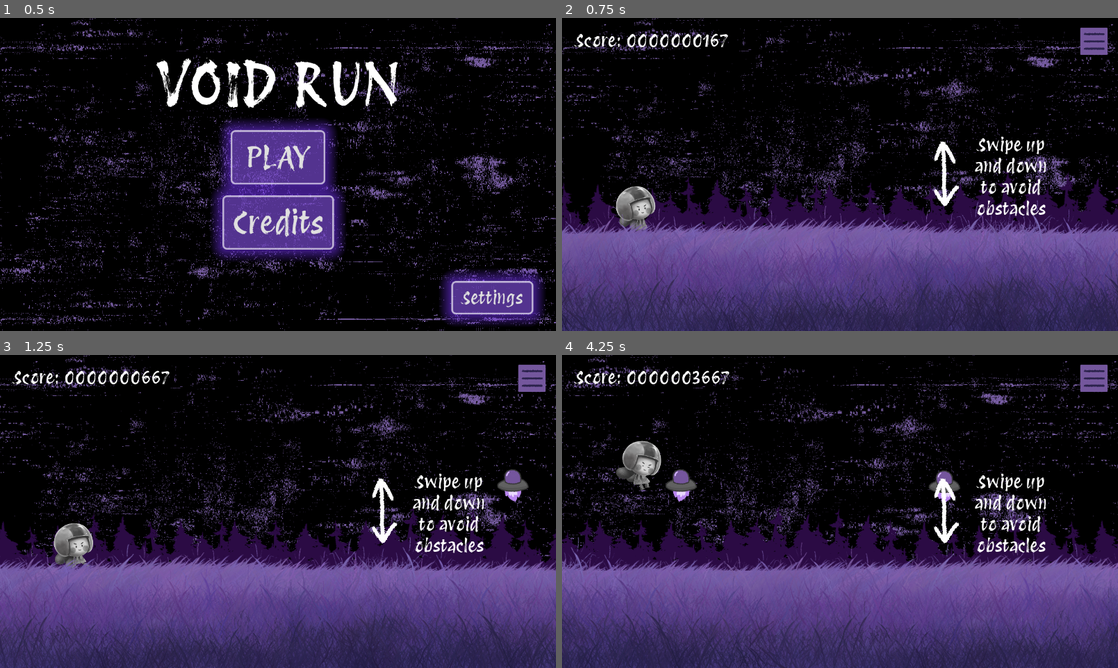
Above: before the commit, frames 1-4 (two rows, left to right).
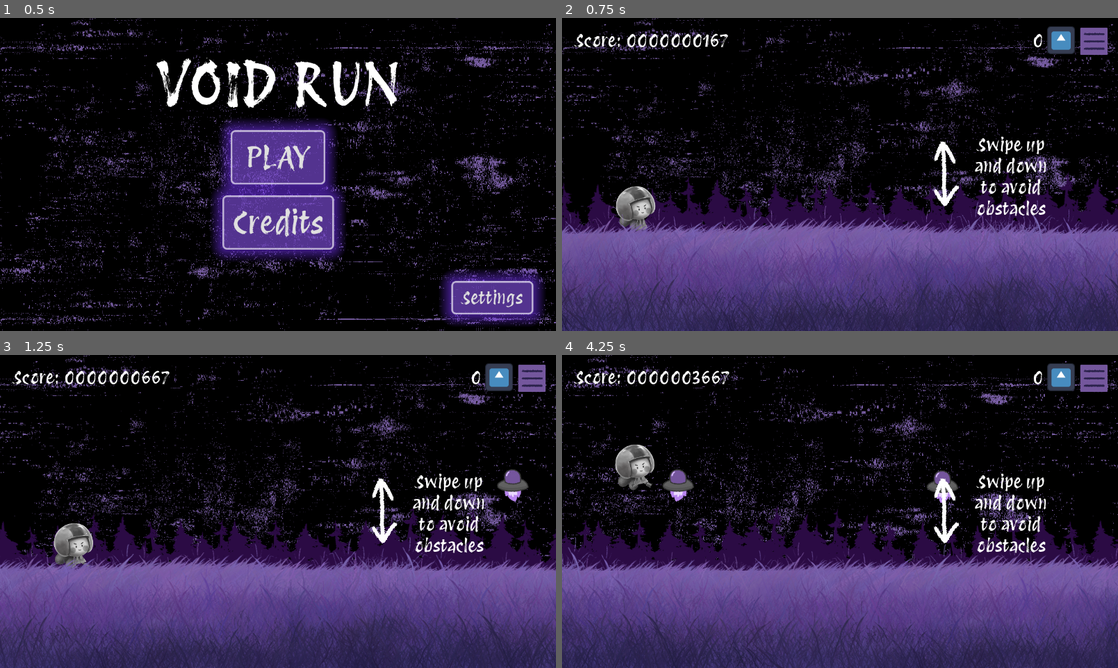
Above: after the commit, the same moments.

Repository: KeyraWebb/mobile-game-small-2025
Game: Godot game, scene res://Scenes/main_menu.tscn
The game is run twice, just before and just after one commit, with the same random seed, the same clock (stepped at 60 frames per second) and the same inputs. The engine's default icon, where the game draws it, is replaced by a stand-in: a white triangle on a blue panel in a dark square.
Inputs (mouse positions are in pixels of both pictures, inside the frame that each line leads up to):
- Up to frame 1 (0.5 s): no input
- Up to frame 2 (0.75 s): click "PLAY" at 0.5 s
- Up to frame 3 (1.25 s): no input
- Up to frame 4 (4.25 s): move the mouse to (962, 495) at 1.27 s; press the mouse at (962, 495) at 1.28 s; hold W (Up) 1.28-2.78 s; move the mouse to (728, 527) at 2.02 s; release the mouse at (728, 527) at 2.03 s; click (728, 527) at 2.1 s; move the mouse to (895, 442) at 2.77 s; press the mouse at (895, 442) at 2.78 s; hold S (Down) 2.78-3.53 s; move the mouse to (812, 574) at 3.52 s; release the mouse at (812, 574) at 3.53 s; hold W (Up) from 3.53 s (still down); click (812, 574) at 3.6 s

Frame 1 is identical in both runs. In frame 2, 0.5% of the frame differs, in the area x 84-93%, y 2-12%; in frame 3, 0.5%; in frame 4, 11%, in the area x 0-100%, y 0-100%.

Commit message:
refactor(player): improvements to slide handling

Diff:
--- a/infinite-runner/Scenes/Objects/player.tscn
+++ b/infinite-runner/Scenes/Objects/player.tscn
@@ -458,14 +458,16 @@
 [node name="Player" type="CharacterBody2D"]
 position = Vector2(112, 328)
 script = ExtResource("1_d51wf")
+slideLength = 250.0
+speedModifier = 2
 
 [node name="Camera2D" type="Camera2D" parent="."]
 position = Vector2(465, -4)
 limit_top = 0
 limit_bottom = 0
 script = ExtResource("2_p8o7k")
-minLength = 100
-allowance = 50
+minLength = 80
+allowance = 60
 
 [node name="Upright Sprite" type="AnimatedSprite2D" parent="."]
 scale = Vector2(0.25, 0.25)
--- a/infinite-runner/Scenes/game.tscn
+++ b/infinite-runner/Scenes/game.tscn
@@ -16,6 +16,7 @@
 [ext_resource type="Texture2D" uid="uid://bp5f5g4p0u5rs" path="res://Assets/Images/up arrow.png" id="11_nb51f"]
 [ext_resource type="Texture2D" uid="uid://usdh44innev2" path="res://Assets/Images/down arrow.png" id="12_nnt18"]
 [ext_resource type="PackedScene" uid="uid://hsbhl5e2exx1" path="res://Scenes/tutorial.tscn" id="13_iivbl"]
+[ext_resource type="Texture2D" uid="uid://di76lu3eh2sl1" path="res://icon.svg" id="14_7nbq1"]
 [ext_resource type="PackedScene" uid="uid://pmnka8v6am3n" path="res://Scenes/Objects/Obstacles/rock_01.tscn" id="16_85qyi"]
 [ext_resource type="PackedScene" uid="uid://08wsn5clwryt" path="res://Scenes/Objects/Obstacles/rock_02.tscn" id="17_iivbl"]
 [ext_resource type="PackedScene" uid="uid://svo1l36gi8s3" path="res://Scenes/Objects/Obstacles/Bot.tscn" id="18_85qyi"]
@@ -111,6 +112,35 @@
 texture_normal = ExtResource("12_nnt18")
 action = "Down"
 
+[node name="Label" type="Label" parent="CanvasLayer"]
+anchors_preset = 1
+anchor_left = 1.0
+anchor_right = 1.0
+offset_left = -324.0
+offset_top = 27.0
+offset_right = -172.0
+offset_bottom = 76.0
+grow_horizontal = 0
+size_flags_horizontal = 8
+size_flags_vertical = 0
+theme = ExtResource("8_aylbi")
+theme_override_font_sizes/font_size = 40
+text = "0"
+horizontal_alignment = 2
+
+[node name="TextureRect" type="TextureRect" parent="CanvasLayer/Label"]
+layout_mode = 1
+anchors_preset = 1
+anchor_left = 1.0
+anchor_right = 1.0
+offset_left = 9.0
+offset_top = -8.0
+offset_right = 137.0
+offset_bottom = 120.0
+grow_horizontal = 0
+scale = Vector2(0.5, 0.5)
+texture = ExtResource("14_7nbq1")
+
 [node name="Obstacles" type="Node2D" parent="."]
 script = ExtResource("9_x4fcm")
 
--- a/infinite-runner/Scripts/player.gd
+++ b/infinite-runner/Scripts/player.gd
@@ -13,8 +13,8 @@
 @onready var slideSprite = $"Slide Sprite"
 @onready var gameOver = $"../CanvasLayer/Game Over"
 var sliding = false
-var currentSlide = 0
 var currentSpeed
+var slideStartPos
 
 var jumping = false
 
@@ -37,9 +37,7 @@
 		velocity += get_gravity() * delta
 
 	if sliding: #slide handling
-		if currentSlide > 0:
-			currentSlide = currentSlide - delta
-		else:
+		if self.global_position.x - slideStartPos.x >= slideLength:
 			DisableSlide()
 
 	if uprightSprite.animation == "Fall" && jumping && is_on_floor():
@@ -64,17 +62,18 @@
 			DisableSlide()
 
 func _on_swipedown():
-	velocity.y = -1 * JUMP_VELOCITY
+	if !sliding: #check if already sliding
+		velocity.y = -1 * JUMP_VELOCITY
 
-	#switch appearance and collision
-	jumpCollider.disabled = true
-	slideCollider.disabled = false
-	uprightSprite.visible = false
-	slideSprite.visible = true
+		#switch appearance and collision
+		jumpCollider.disabled = true
+		slideCollider.disabled = false
+		uprightSprite.visible = false
+		slideSprite.visible = true
 
-	#start slide
-	sliding = true
-	currentSlide = slideLength
+		#start slide
+		slideStartPos = self.global_position
+		sliding = true
 
 #code for terminating the slide
 func DisableSlide():
Not shown, added: infinite-runner/Assets/Images/titleScreenshot.png.import
Not shown: 1 places in infinite-runner/Scenes/game.tscn that only renumber resources
